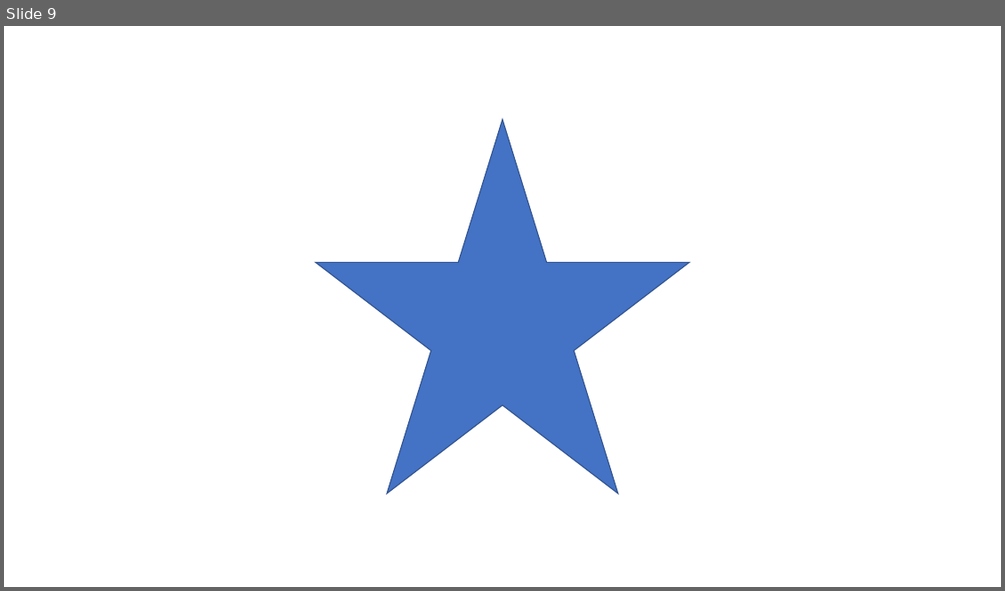
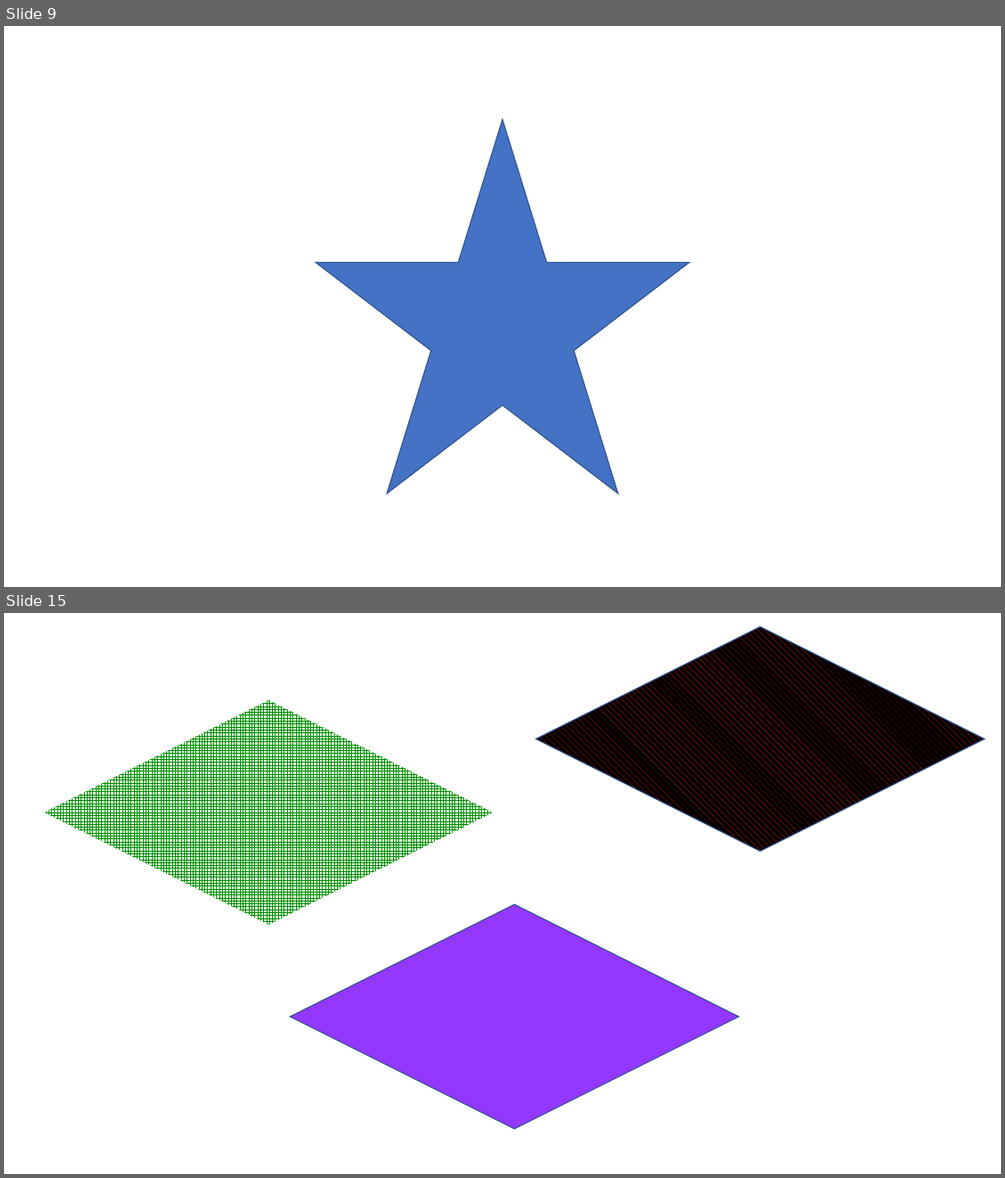
Before and after one commit to sayedihashimi/animal-web, a slide deck: ios/resources/shapes.pptx. Shown one above the other, each under a label of ours: slide 9 before the commit, slides 9 and 15 after it; the slides between them are not shown. The pictures are 1005x591 and 1005x1178 pixels, drawn with LibreOffice and Linux fonts; fonts in the diff are those of the drawing. Boxes give left, top, right and bottom in pixels: in the first picture for what was removed or moved away, otherwise in the second. Text is boxed around its words. In the diff, an @@ line names an element or a change of style, - is before the commit and + after.

```diff
--- a/ios/resources/shapes.pptx
+++ b/ios/resources/shapes.pptx
@@ slide 15 added at bbox=[4, 613, 1001, 1174], background #FFFFFF @@
@@ diamond added at bbox=[535, 626, 985, 851], fill pattern #FF2600 on #000000, outline #325491 1 pt @@
@@ diamond added at bbox=[44, 700, 493, 925], fill pattern #008F00 on #FFFFFF @@
@@ diamond added at bbox=[291, 905, 739, 1129], fill pattern #9437FF on #FFFFFF, outline #325491 1 pt @@
```
Also in this commit, not shown: 8 other slides added, 59 other files.
